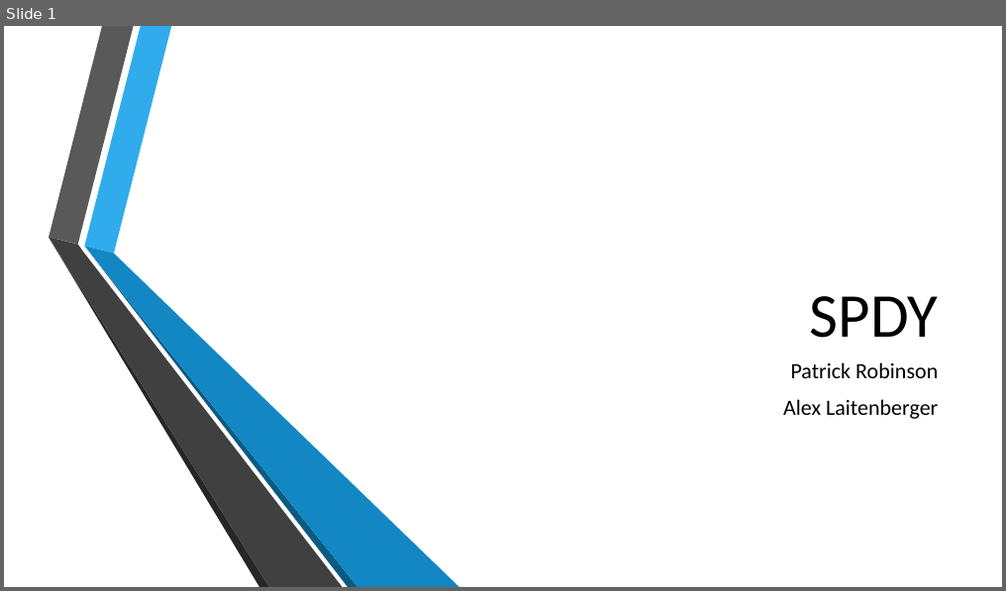
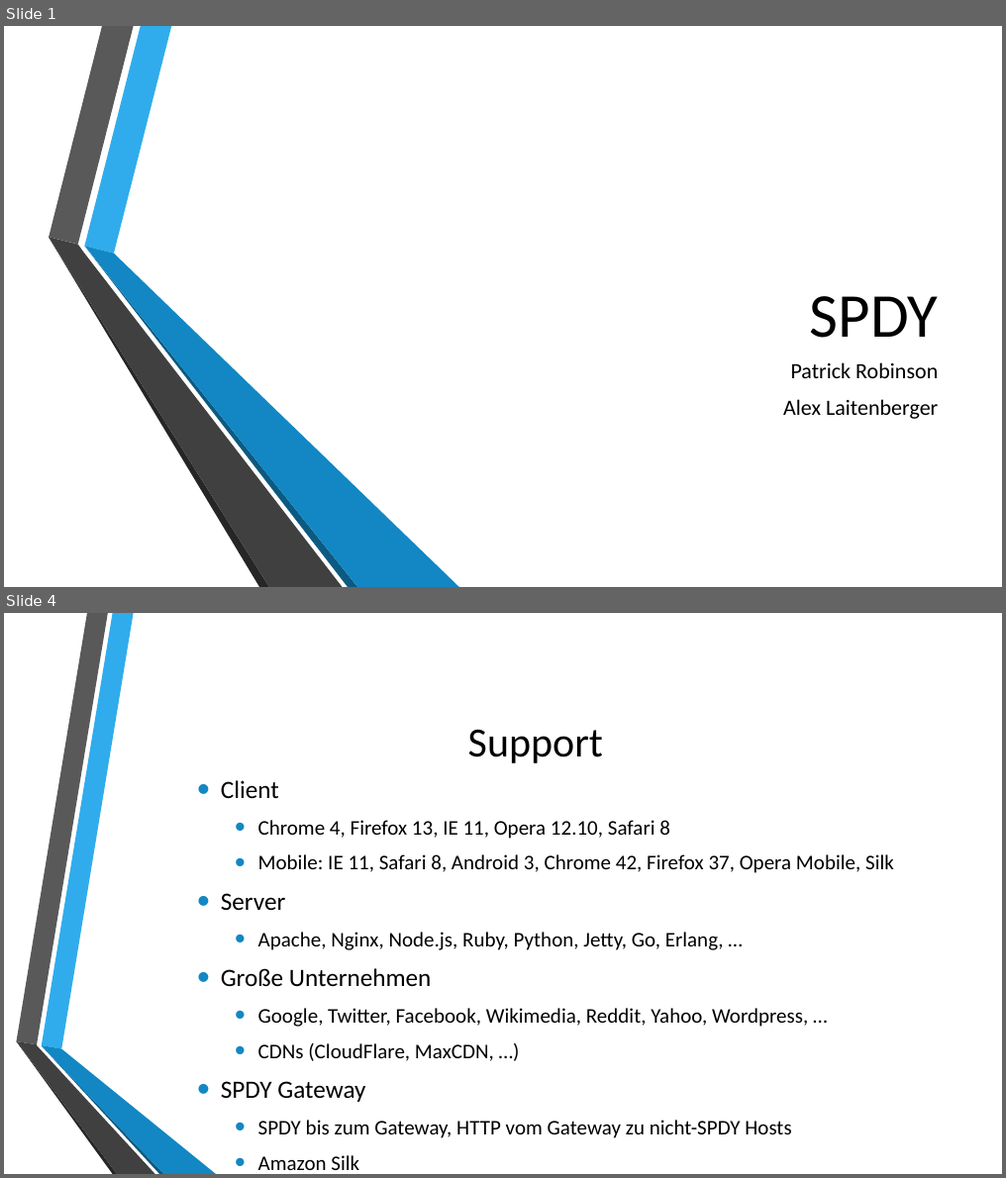
Before and after one commit to autarchprinceps/Reactive-Load-Generator, a slide deck: research/Präsentation.pptx. Shown one above the other, each under a label of ours: slide 1 before the commit, slides 1 and 4 after it; the slides between them are not shown. The pictures are 1006x591 and 1006x1178 pixels, drawn with LibreOffice and Linux fonts; fonts in the diff are those of the drawing; background and template pictures are left out. Boxes give left, top, right and bottom in pixels: in the first picture for what was removed or moved away, otherwise in the second. Text is boxed around its words. In the diff, an @@ line names an element or a change of style, - is before the commit and + after.

```diff
--- a/research/Präsentation.pptx
+++ b/research/Präsentation.pptx
@@ slide 4 added at [4, 613, 1002, 1174], background picture (left out) @@
@@ title added at [468, 729, 603, 763], 40 pt, text #000000 @@
+Support
@@ text added at [221, 780, 894, 1170], 20 pt, text #000000 @@
+• Client
+  • Chrome 4, Firefox 13, IE 11, Opera 12.10, Safari 8
+  • Mobile: IE 11, Safari 8, Android 3, Chrome 42, Firefox 37, Opera Mobile, Silk
+• Server
+  • Apache, Nginx, Node.js, Ruby, Python, Jetty, Go, Erlang, …
+• Große Unternehmen
+  • Google, Twitter, Facebook, Wikimedia, Reddit, Yahoo, Wordpress, …
+  • CDNs (CloudFlare, MaxCDN, …)
+• SPDY Gateway
+  • SPDY bis zum Gateway, HTTP vom Gateway zu nicht-SPDY Hosts
+  • Amazon Silk
@@ group added at [16, 613, 216, 1174]: 6 freeform shapes @@
```
Also in this commit, not shown: 2 slides changed, 11 other slides added, 1 other file.
